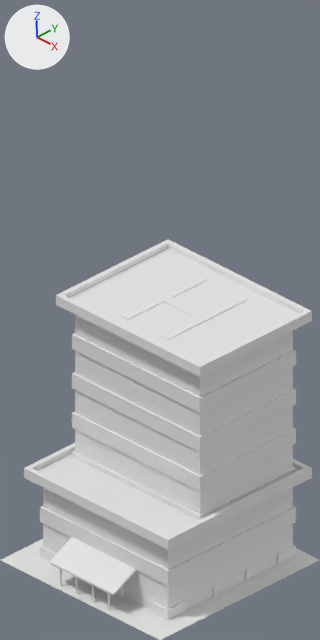
One commit to the Blender file infrastructure/airports/heliport.blend: the scene before it, then after it.
Before and after are seen from the file's camera 'Camera'. The lights are fixed; the arrows at upper left show +X, +Y and +Z.
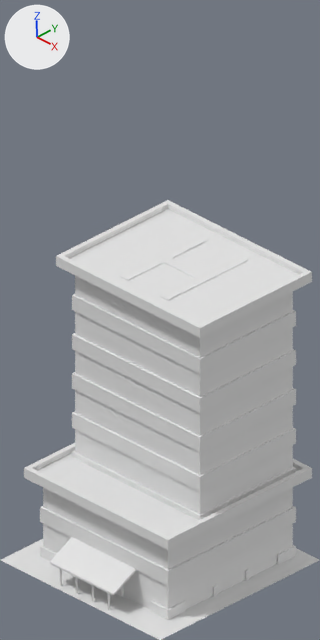
Commit message: Fix: Increase height of heliport building.

Location of each change, [x1, y1, x2, y2] in pixels of the pictures (320 x 640 px):
'Cube.022', moved: before [56, 239, 312, 377]; after [56, 200, 312, 338]
'Cube.004', moved: before [120, 275, 248, 340]; after [120, 236, 248, 301]

What the commit changed:
Object 'Plane.000' (ob_plane_000) has a ARRAY modifier named 'Array.001'.
On modifier 'Array.001' of object 'Plane.000' (ob_plane_000), count goes from 4 to 5.
Object 'Cube.022' (ob_cube_022) moves from (0.2, 0.3, 2.4) to (0.2, 0.3, 2.8).
Object 'Plane.070' (ob_plane_070) has a ARRAY modifier named 'Array'.
On modifier 'Array' of object 'Plane.070' (ob_plane_070), count goes from 6 to 7.
Object 'Plane.069' (ob_plane_069) has a ARRAY modifier named 'Array'.
On modifier 'Array' of object 'Plane.069' (ob_plane_069), count goes from 4 to 5.
Object 'Plane.067' (ob_plane_067) has a ARRAY modifier named 'Array'.
On modifier 'Array' of object 'Plane.067' (ob_plane_067), count goes from 4 to 5.
Object 'Plane.066' (ob_plane_066) has a ARRAY modifier named 'Array.001'.
On modifier 'Array.001' of object 'Plane.066' (ob_plane_066), count goes from 4 to 5.
Object 'Cube.004' (ob_cube_004) moves from (0.0, 0.3, 2.45) to (0.0, 0.3, 2.85).
